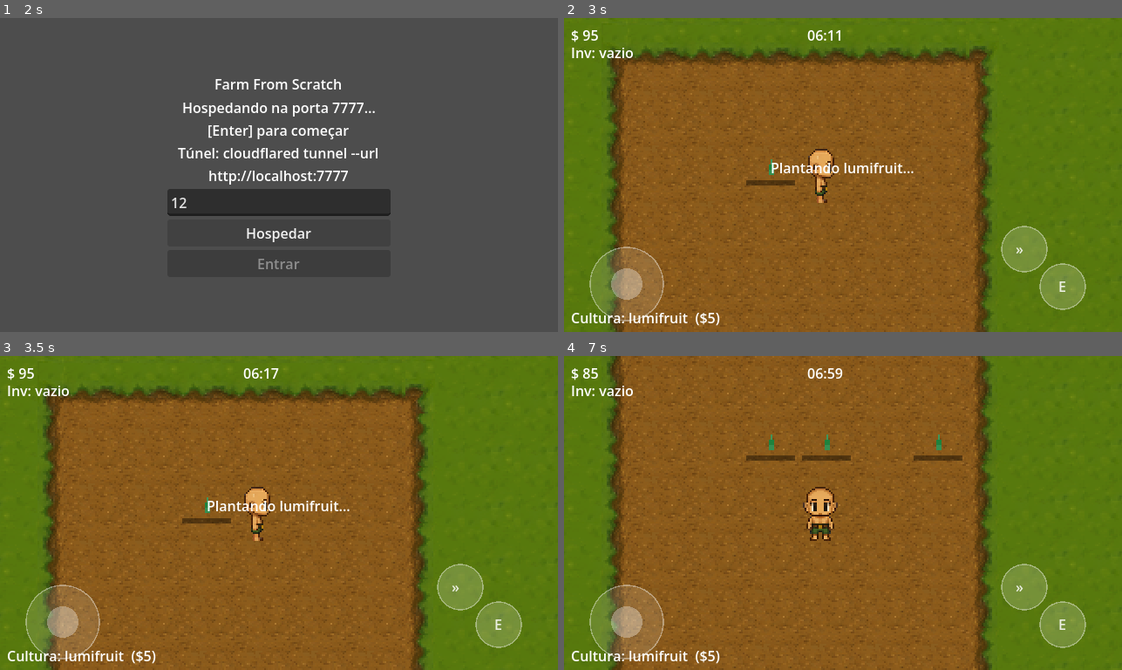
Above: before the commit, frames 1-4 (two rows, left to right).
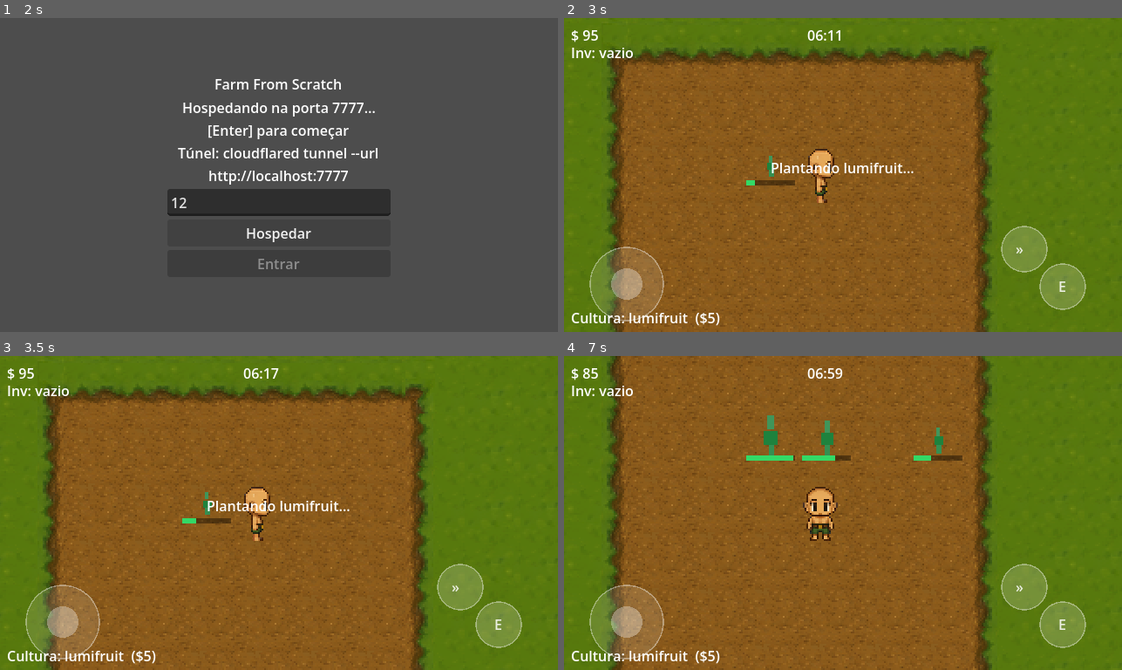
Above: after the commit, the same moments.

Repository: BrunoKagami/farm-from-scratch
Game: Godot game, scene res://scenes/Lobby.tscn
Same seed, same stepped clock (60 frames per second), same inputs: the game is played once before the commit and once after it.
Inputs (mouse positions are in pixels of both pictures, inside the frame that each line leads up to):
- Up to frame 1 (2 s): click (279, 165) at 0.52 s; type "12" at 0.6 s; click "Hospedar" at 1.25 s
- Up to frame 2 (3 s): tap Enter (ui_accept) at 2, 2.27 s; move the mouse to (965, 159) at 2.02 s; hold Right (ui_right) 2.03-2.75 s; hold E (interact) 2.03-2.75 s; click (965, 159) at 2.17 s; drag from (731, 190) to (815, 237) at 2.77 s
- Up to frame 3 (3.5 s): no input
- Up to frame 4 (7 s): move the mouse to (898, 443) at 3.52 s; hold Right (ui_right) 3.53-4.25 s; hold E (interact) 3.53-4.25 s; drag from (815, 575) to (675, 465) at 4.27 s; move the mouse to (1010, 560) at 5.02 s; hold Left (ui_left) 5.03-5.75 s; hold E (interact) 5.03-5.75 s; tap Enter (ui_accept) at 5.27, 6.5 s; drag from (675, 465) to (759, 434) at 5.77 s; move the mouse to (870, 513) at 6.52 s; hold Down (ui_down) from 6.53 s (still down); hold E (interact) from 6.53 s (still down); click (870, 513) at 6.67 s

Frame 1 is identical in both runs. In frame 2, less than 0.1% of the frame differs, in the area x 32-38%, y 43-54%; in frame 3, less than 0.1%; in frame 4, 0.6%, in the area x 32-68%, y 18-34%.

Commit message:
fix: update tile visual every frame while growing, not just on ready

Diff:
--- a/scripts/WorldGrid.gd
+++ b/scripts/WorldGrid.gd
@@ -65,6 +65,8 @@
 				td["state"] = 2
 				_sync_tile_visual(pos)
 				_rpc_tile(pos)
+			else:
+				_sync_tile_visual(pos)
 
 # --- Player position sync ---
 
